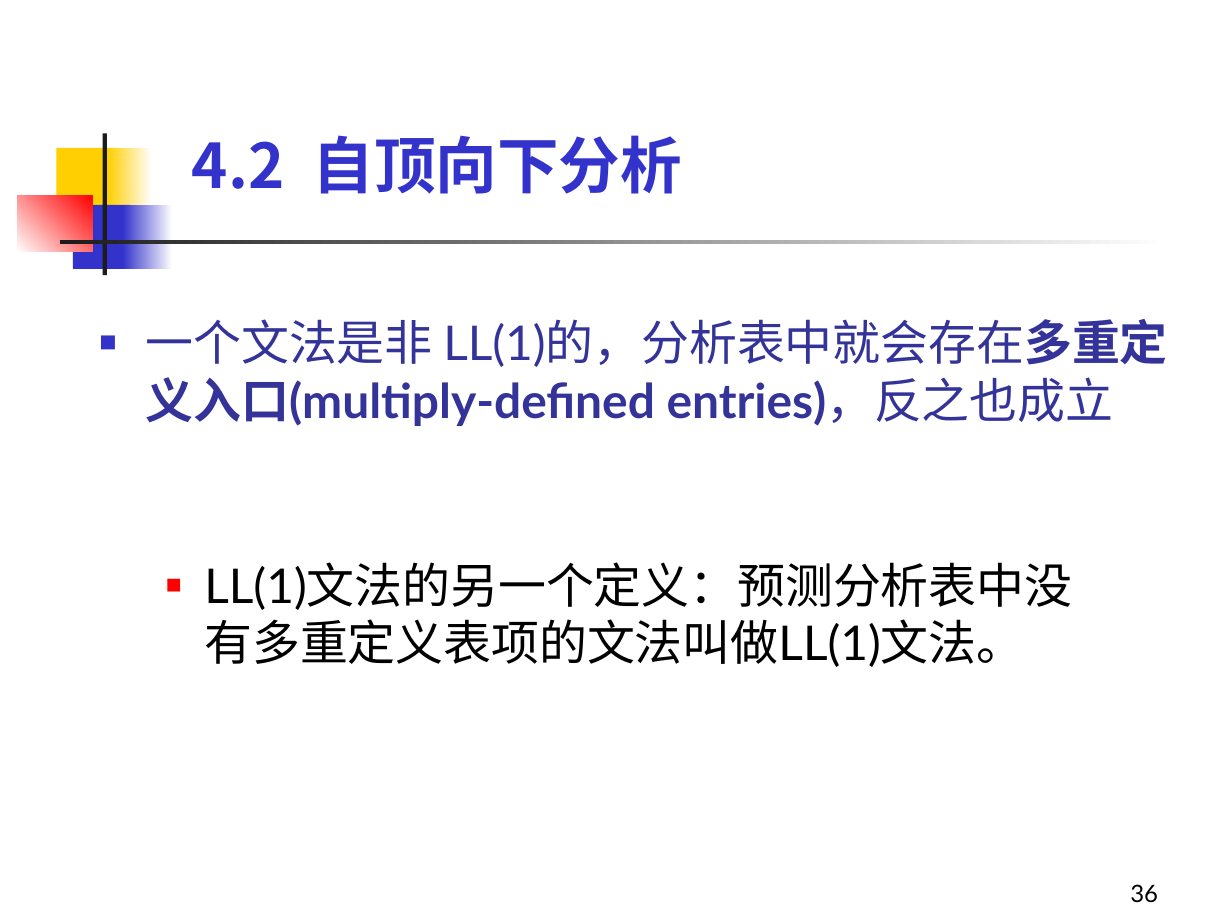
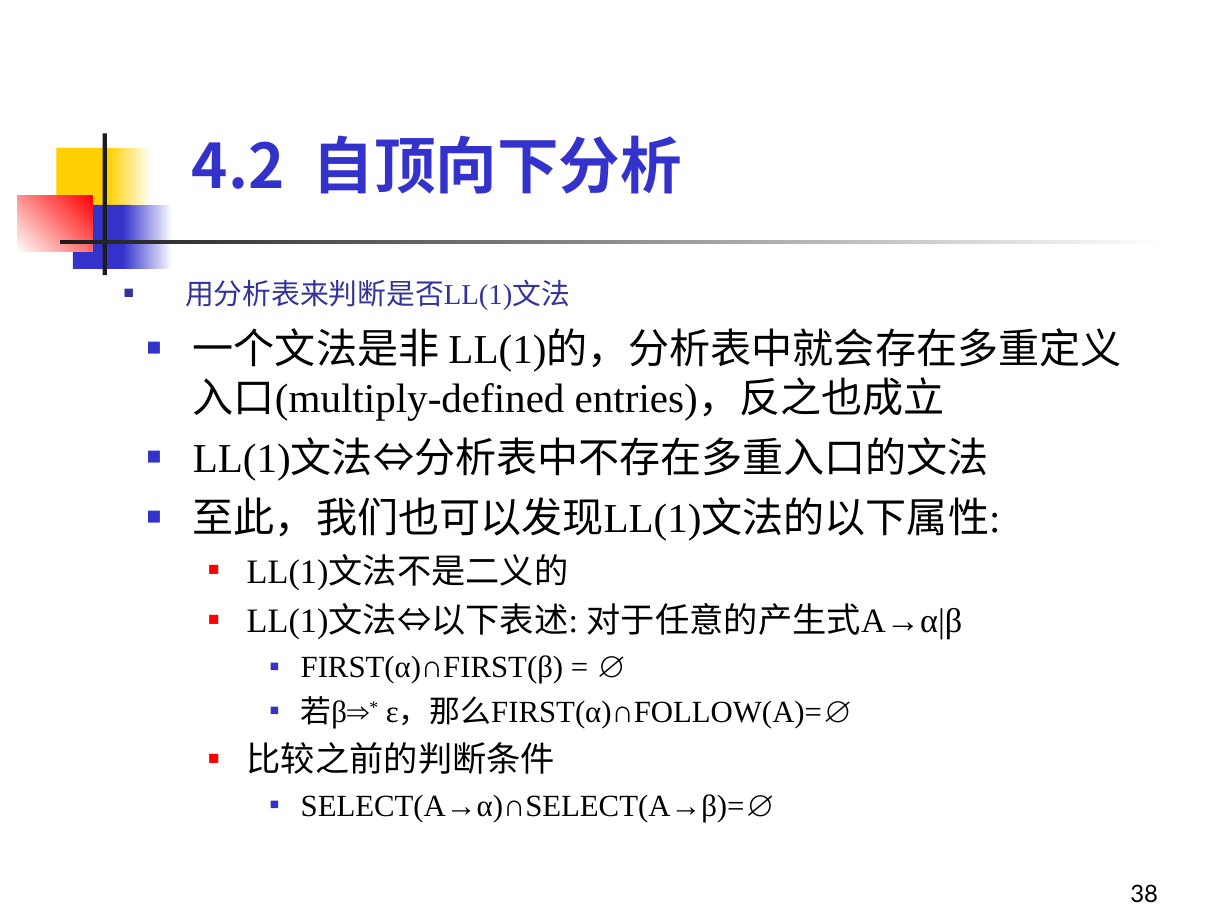
Before and after one commit to sonderlau/HzieeSurvivalGuide, a slide deck: slide 38 of Y1 Seminar II/编译原理/PPT/第4章 语法分析-1.ppt (slide 36 before the commit). Drawn at 1232x924 pixels with LibreOffice and Linux fonts; fonts in the diff are those of the drawing. Boxes give left, top, right and bottom in pixels: in the first picture for what was removed or moved away, otherwise in the second. Text is boxed around its words. In the diff, an @@ line names an element or a change of style, - is before the commit and + after.

```diff
--- a/Y1 Seminar II/编译原理/PPT/第4章 语法分析-1.ppt
+++ b/Y1 Seminar II/编译原理/PPT/第4章 语法分析-1.ppt
@@ text added at [185,280,570,310], 16.8 pt, text #333399 @@
+■ 用分析表来判断是否LL(1)文法
@@ text removed at [146,319,1167,426] @@
-■ 一个文法是非 LL(1)的，分析表中就会存在多重定义入口(multiply-defined entries)，反之也成立
@@ text added at [193,328,1121,823], 24 pt, text #000000 @@
+■ 一个文法是非 LL(1)的，分析表中就会存在多重定义入口(multiply-defined entries)，反之也成立
+■ LL(1)文法⇔分析表中不存在多重入口的文法
+■ 至此，我们也可以发现LL(1)文法的以下属性:
+  ■ LL(1)文法不是二义的
+  ■ LL(1)文法⇔以下表述: 对于任意的产生式A→α|β
+    ■ FIRST(α)∩FIRST(β) = ∅
+    ■ 若β⇒* ε，那么FIRST(α)∩FOLLOW(A)=∅
+  ■ 比较之前的判断条件
+    ■ SELECT(A→α)∩SELECT(A→β)=∅
@@ text removed at [204,562,1072,667] @@
-  ■ LL(1)文法的另一个定义：预测分析表中没有多重定义表项的文法叫做LL(1)文法。
@@ page number at [1130,884,1158,902]: text changed @@
-36
+38
```
Also in this commit, not shown: 18 other slides changed, 16 slides added, 11 other files.
